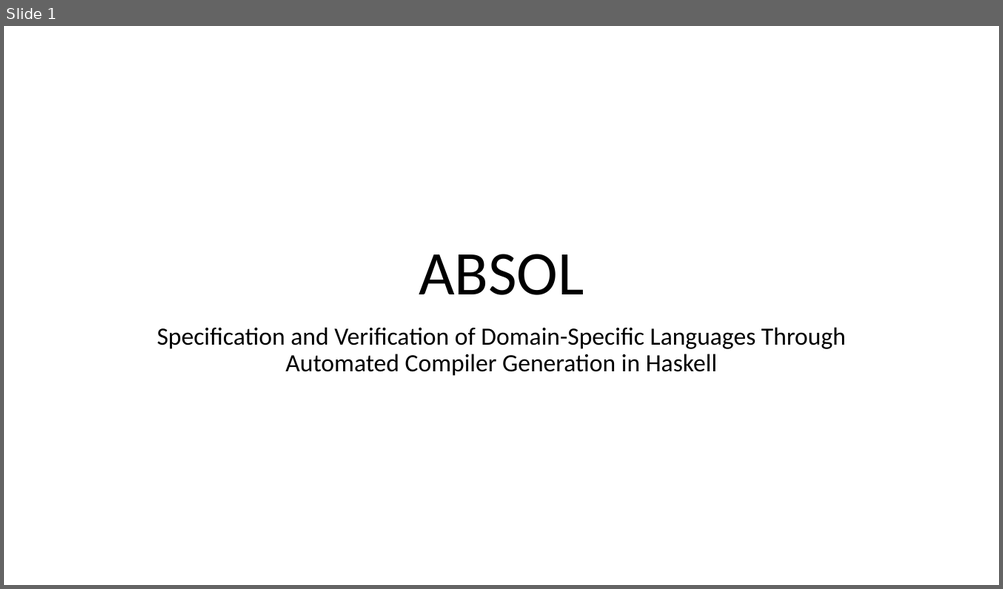
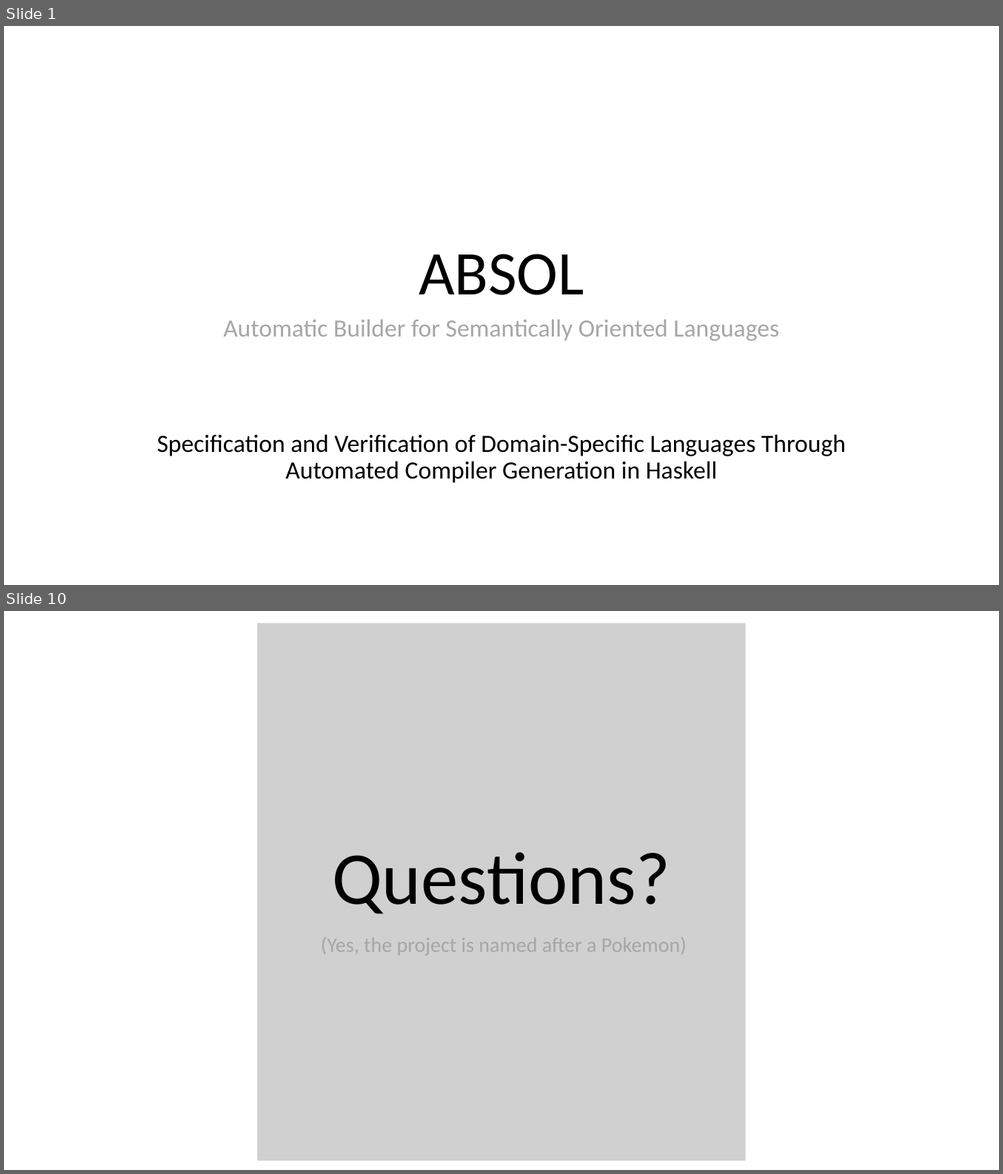
Before and after one commit to iamrecursion/absol, a slide deck: doc/demonstration_of_progress/ABSOL.pptx. Shown one above the other, each under a label of ours: slide 1 before the commit, slides 1 and 10 after it; the slides between them are not shown. The pictures are 1003x589 and 1003x1174 pixels, drawn with LibreOffice and Linux fonts; fonts in the diff are those of the drawing; grey boxes stand for pictures; background and template pictures are left out. Boxes give left, top, right and bottom in pixels: in the first picture for what was removed or moved away, otherwise in the second. Text is boxed around its words. In the diff, an @@ line names an element or a change of style, - is before the commit and + after.

```diff
--- a/doc/demonstration_of_progress/ABSOL.pptx
+++ b/doc/demonstration_of_progress/ABSOL.pptx
@@ slide 10 added at [4, 611, 999, 1170], background #FFFFFF @@
@@ picture added at [258, 623, 745, 1161] @@
@@ title added at [332, 852, 670, 914], 72 pt, text #000000 @@
+Questions?
@@ text added at [321, 937, 686, 955], 20 pt, text #A6A6A6 @@
+(Yes, the project is named after a Pokemon)
@@ slide 1 changed as well @@
@@ text added at [223, 320, 779, 341], 24 pt, text #A6A6A6 @@
+Automatic Builder for Semantically Oriented Languages
@@ subtitle "Specification and Verification of Domain-Specific ...": place and size @@
-subtitle "Specification and Verification of Domain-Specific ..." at [157, 327, 845, 376]
+subtitle "Specification and Verification of Domain-Specific ..." at [157, 434, 845, 483]
```
Also in this commit, not shown: 2 other slides changed, 6 other slides added, 3 slides removed, 7 other files.
